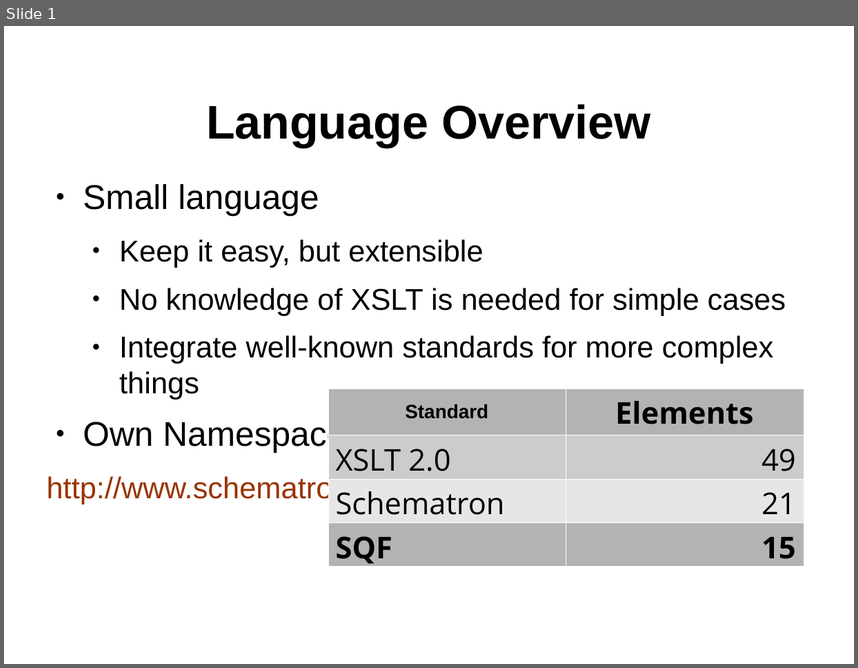
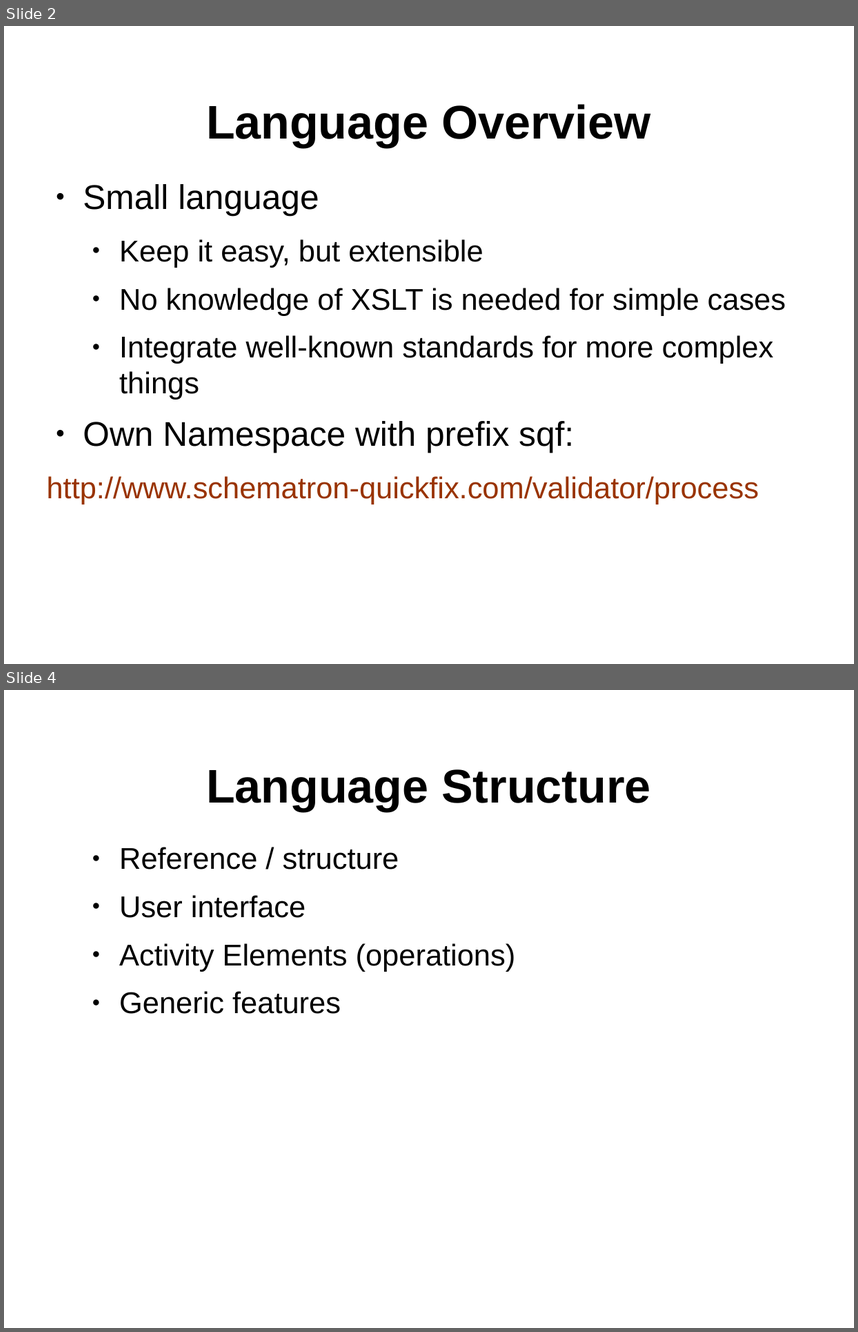
Before and after one commit to octavianN/Schematron-QuickFix-Language-Presentation, a slide deck: Final/SQF_nico.odp. Shown one above the other, each under a label of ours: slide 1 before the commit, slides 2 and 4 after it; the slides between them are not shown. The pictures are 858x668 and 858x1332 pixels, drawn with LibreOffice and Linux fonts; fonts in the diff are those of the drawing; background and template pictures are left out. Boxes give left, top, right and bottom in pixels: in the first picture for what was removed or moved away, otherwise in the second. Text is boxed around its words. In the diff, an @@ line names an element or a change of style, - is before the commit and + after.

```diff
--- a/Final/SQF_nico.odp
+++ b/Final/SQF_nico.odp
@@ slide 4 added at <box>4,690,854,1328</box>, background #FFFFFF; not listed: 1 template element that a slide beside it also shows @@
@@ title added at <box>206,769,651,811</box>, 44 pt, text #000000, bold @@
+Language Structure
@@ text added at <box>119,847,516,1014</box>, 28 pt, text #000000 @@
+  ● Reference / structure
+  ● User interface
+  ● Activity Elements (operations)
+  ● Generic features
@@ what was slide 1 is now slide 2 @@
@@ slide 2 changed as well @@
@@ table removed at <box>328,388,803,569</box>, 4 rows, 2 columns @@
-Standard | Elements
-XSLT 2.0 | 49
-Schematron | 21
-SQF | 15
```
Also in this commit, not shown: 7 other slides changed, 16 other slides added, 1 slide removed.
